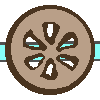
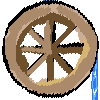
Comparing the layer stacks of the two (100, 100) images. Changes:
removed group "Group 2" (4 layers) over 5, 5, 97, 98
added layer "Layer 1 copy 7" above "Layer 1 copy 3" over 2, 0, 99, 98
renamed "Layer 5" to "Layer 1 copy 3", hid it, painted on it over 2, 1, 100, 97
renamed "Layer 4" to "Layer 1 copy 2", hid it, painted on it over 0, 2, 98, 97
renamed "Group 1 copy" to "Layer 2 copy", moved it out of group "Group 2", painted on it over 5, 0, 98, 100
